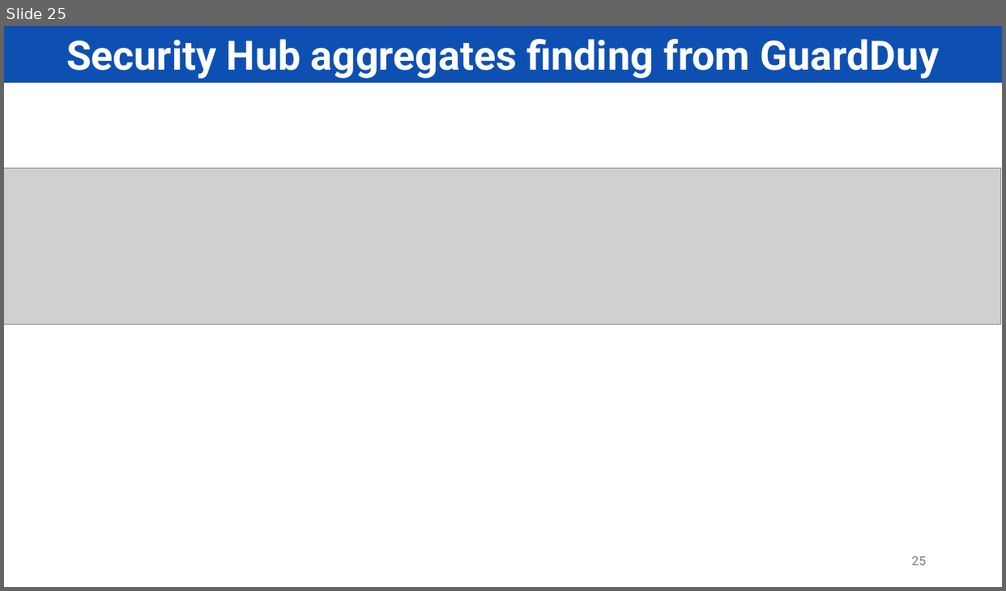
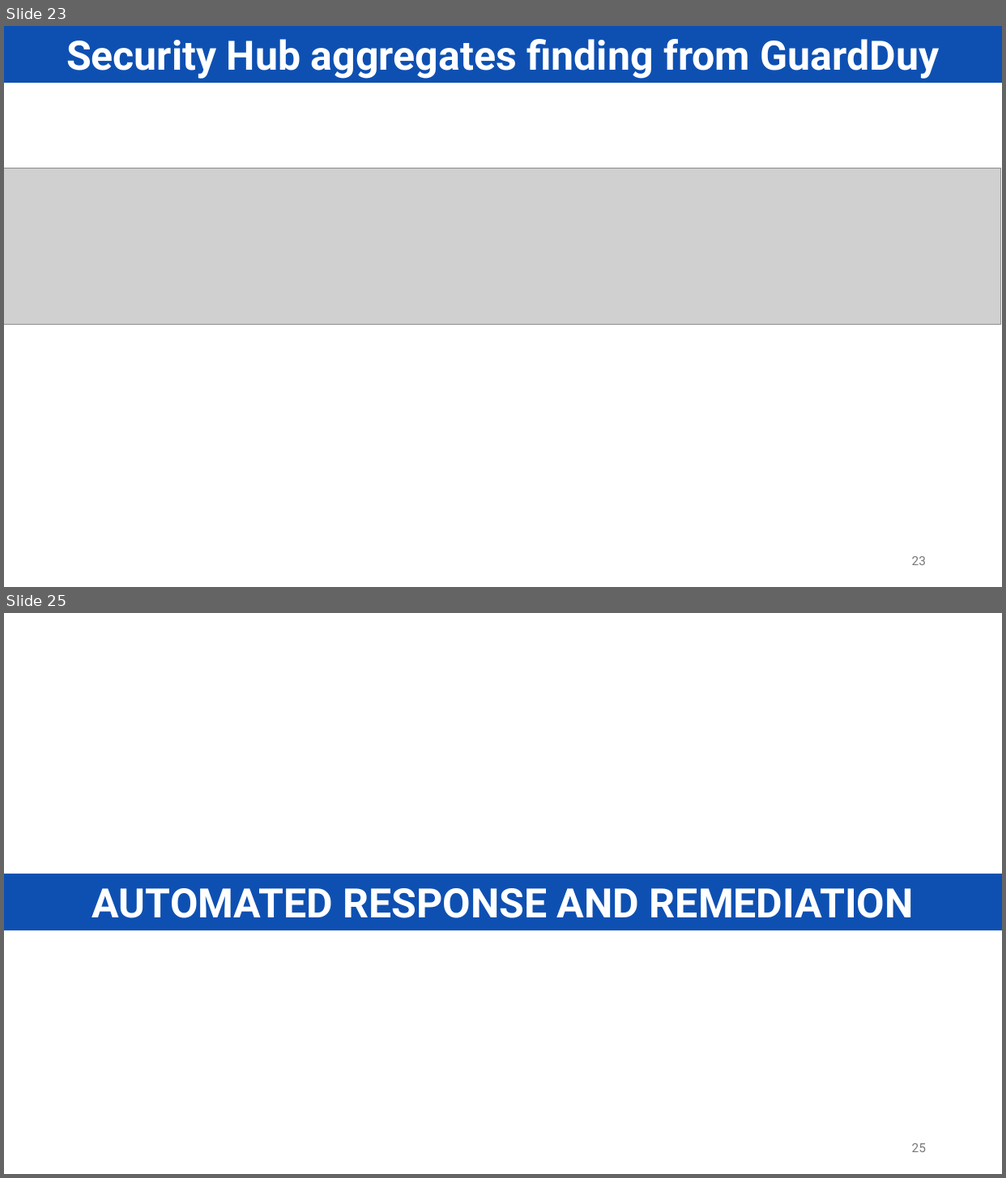
Before and after one commit to PNg-HA/CSPM-with-AWS-Security-Hub, a slide deck: final/ATMNC_DoAn_final.pptx. Shown one above the other, each under a label of ours: slide 25 before the commit, slides 23 and 25 after it; the slides between them are not shown. The pictures are 1006x591 and 1006x1178 pixels, drawn with LibreOffice and Linux fonts; fonts in the diff are those of the drawing; grey boxes stand for pictures. Boxes give left, top, right and bottom in pixels: in the first picture for what was removed or moved away, otherwise in the second. Text is boxed around its words. In the diff, an @@ line names an element or a change of style, - is before the commit and + after.

```diff
--- a/final/ATMNC_DoAn_final.pptx
+++ b/final/ATMNC_DoAn_final.pptx
@@ slide 25 added at <box>4,613,1002,1174</box>, background #FFFFFF @@
@@ rectangle added at <box>4,874,1002,931</box>, fill #0E50B2, 39 pt, text #FFFFFF, bold @@
+AUTOMATED RESPONSE AND REMEDIATION
@@ page number added at <box>912,1144,926,1152</box>, 12 pt, text #797979 @@
+25
@@ what was slide 25 is now slide 23 @@
@@ page number at <box>912,557,926,565</box>: text changed @@
-25
+23
```
Also in this commit, not shown: 9 slides changed, 2 other slides added, 2 slides removed.
